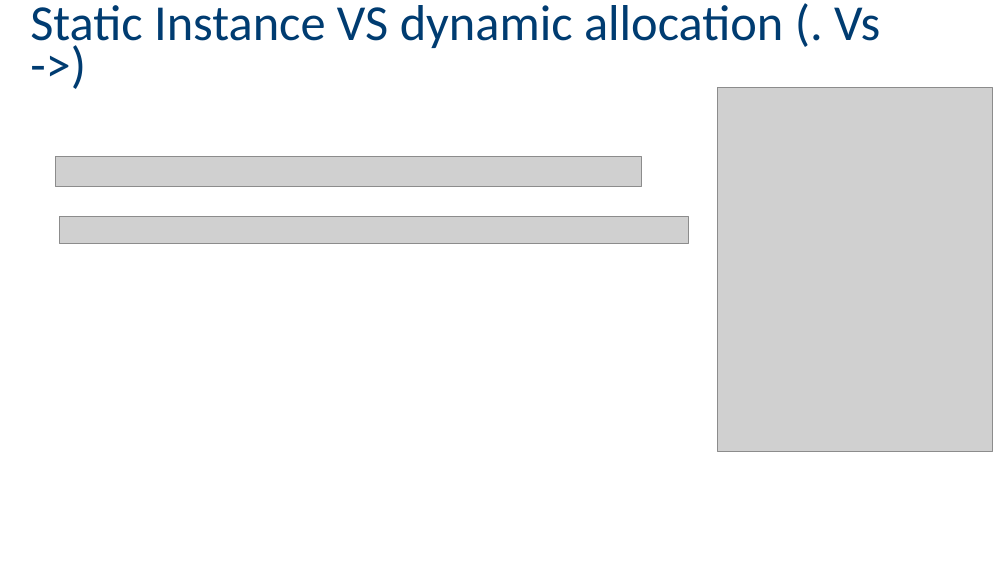
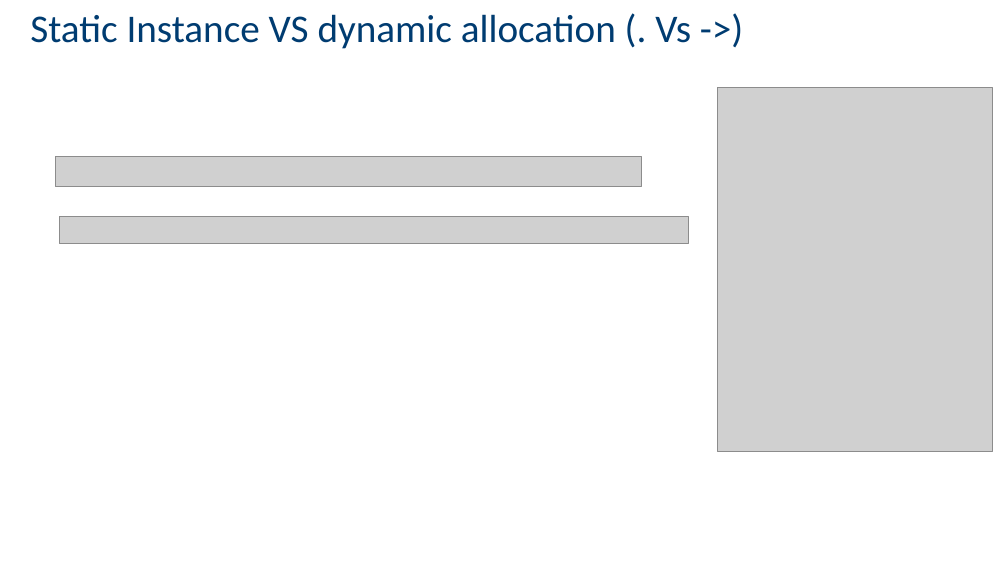
Before and after one commit to giltal/ESP32_Course, a slide deck: slide 11 of Collaterals/IntelMakersESP32course - class 3.pptx. Drawn at 1008x567 pixels with LibreOffice and Linux fonts; fonts in the diff are those of the drawing; grey boxes stand for pictures; background and template pictures are left out. Boxes give left, top, right and bottom in pixels: in the first picture for what was removed or moved away, otherwise in the second. Text is boxed around its words. In the diff, an @@ line names an element or a change of style, - is before the commit and + after.

```diff
--- a/Collaterals/IntelMakersESP32course - class 3.pptx
+++ b/Collaterals/IntelMakersESP32course - class 3.pptx
@@ title "Static Instance VS dynamic allocation ..." at <box>30,14,691,49</box>: size 36 to 28 pt @@
```
Also in this commit, not shown: 1 other slide changed, 11 other files.
